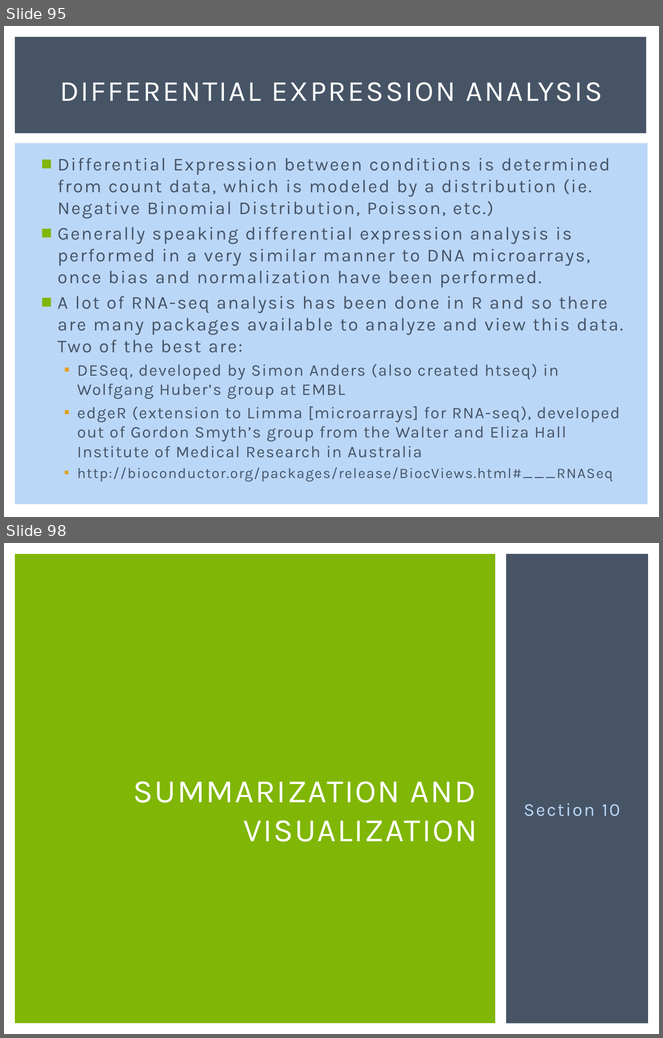
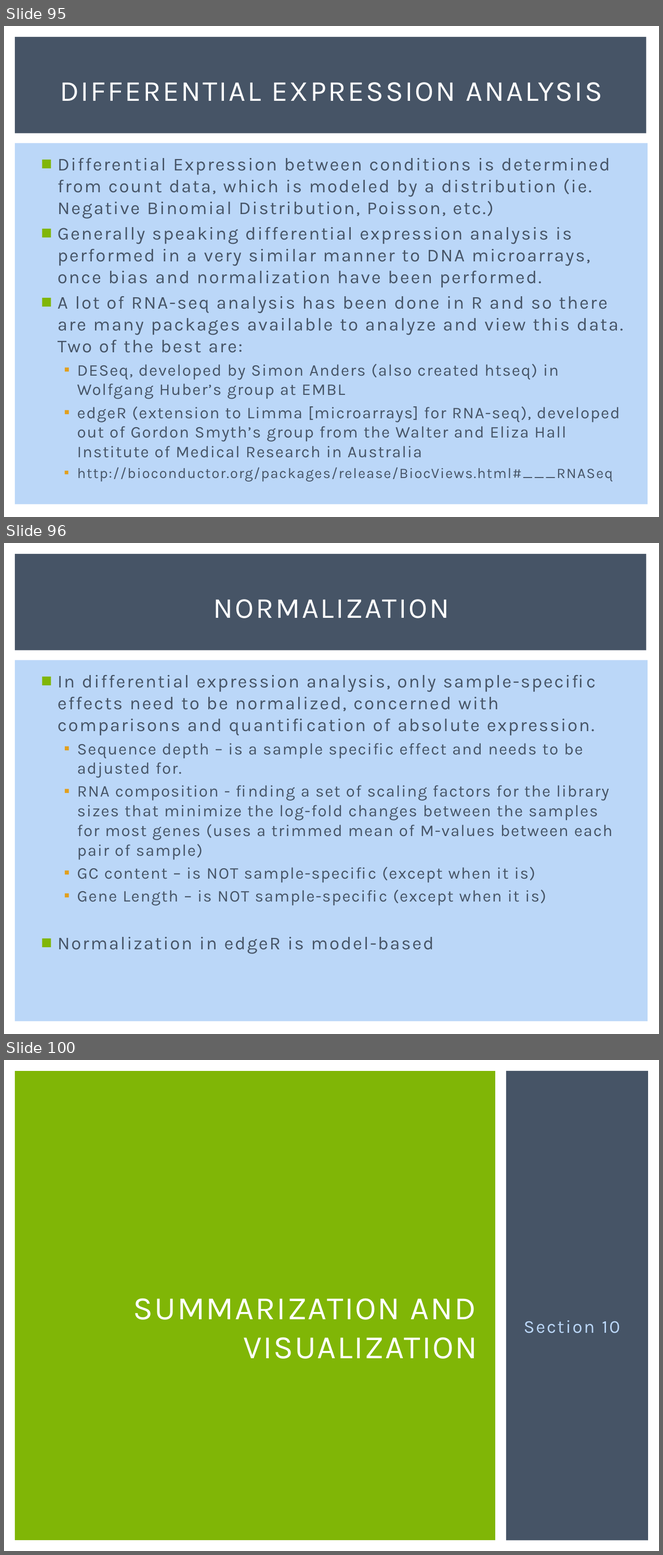
Before and after one commit to msettles/Workshop_RNAseq, a slide deck: powerpoints/RNA-seq-Piracicaba2015.pptx. Shown one above the other, each under a label of ours: slides 95 and 98 before the commit, slides 95, 96 and 100 after it; the slides between them are not shown. The pictures are 663x1038 and 663x1555 pixels, drawn with LibreOffice and Linux fonts; fonts in the diff are those of the drawing. Boxes give left, top, right and bottom in pixels: in the first picture for what was removed or moved away, otherwise in the second. Text is boxed around its words. In the diff, an @@ line names an element or a change of style, - is before the commit and + after.

```diff
--- a/powerpoints/RNA-seq-Piracicaba2015.pptx
+++ b/powerpoints/RNA-seq-Piracicaba2015.pptx
@@ slide 96 added at (4, 543, 659, 1034), background #FFFFFF; not listed: 2 template elements that a slide beside it also shows @@
@@ title added at (214, 599, 450, 618), 32 pt, text #FFFFFF @@
+NORMALIZATION
@@ text added at (58, 675, 613, 954), 18 pt, text #465466 @@
+■ In differential expression analysis, only sample-specific effects need to be normalized, concerned with comparisons and quantification of absolute expression.
+  ▪ Sequence depth – is a sample specific effect and needs to be adjusted for.
+  ▪ RNA composition - finding a set of scaling factors for the library sizes that minimize the log-fold changes between the samples for most genes (uses a trimmed mean of M-values between each pair of sample)
+  ▪ GC content – is NOT sample-specific (except when it is)
+  ▪ Gene Length – is NOT sample-specific (except when it is)
+■ Normalization in edgeR is model-based
@@ what was slide 98 is now slide 100 @@
```
Also in this commit, not shown: 3 slides changed, 3 other slides added.
